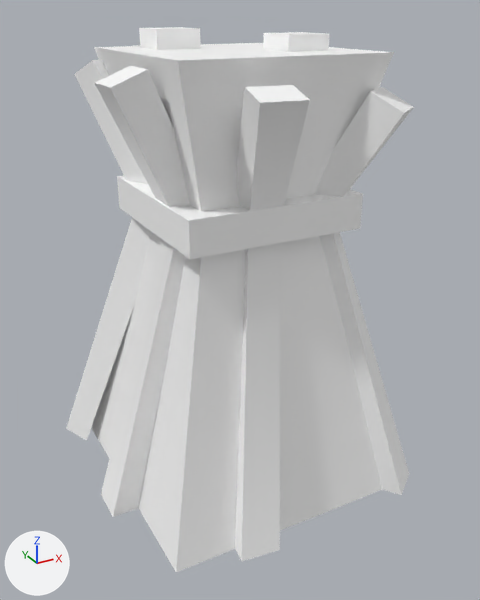
The glTF model assets/synty/simple_fantasy/models/SF_Prop_Crops_WheatStack_01.glb, before and after one commit.
Rendered twice from a camera (50 mm lens) standing at (-0.0204, -0.0387, 0.0323) and looking at (0.0002, -0.0011, 0.0135). Arrows for +X, +Y and +Z are at lower left; the lights stay in place.

Names of what the first picture shows: 'SF_Prop_Crops_WheatStack_01'.
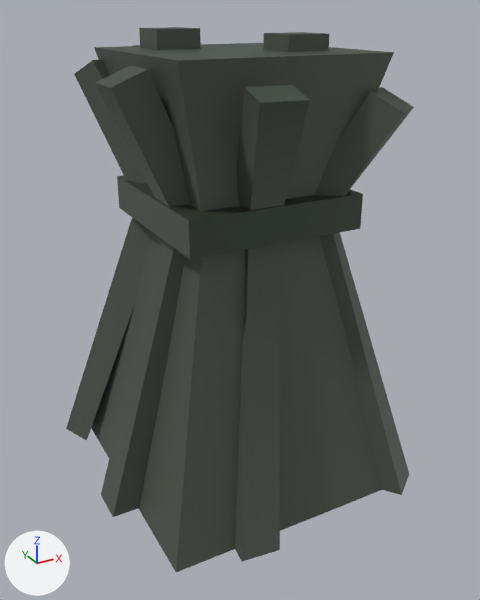
The change, as a list of edits to the scene's bpy script:
```text
Add img_undead_footman_01:
    img_undead_footman_01 = load_image('Undead_Footman_01', '_unpacked/Undead_Footman_01', 512, 512, 'sRGB')
Change mat_lambert1:
    remove mat_lambert1.base_color = (1.0, 1.0, 1.0)  # white #ffffff
    add mat_lambert1.texture = img_undead_footman_01
```

Pixel boxes [x1, y1, x2, y2] of what changed, in the pictures (480 x 600 px):
'SF_Prop_Crops_WheatStack_01', surface changed (grey to black)
    both: [66, 27, 414, 572]
